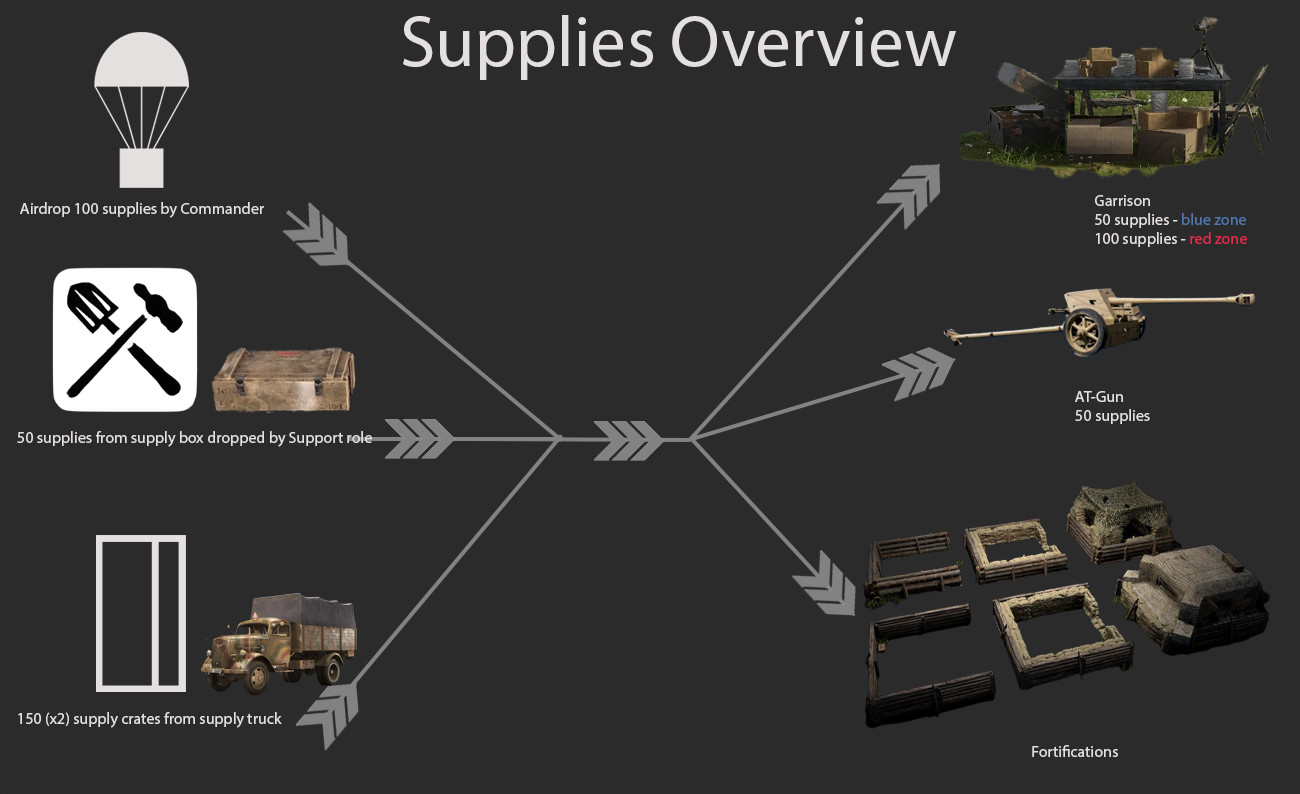
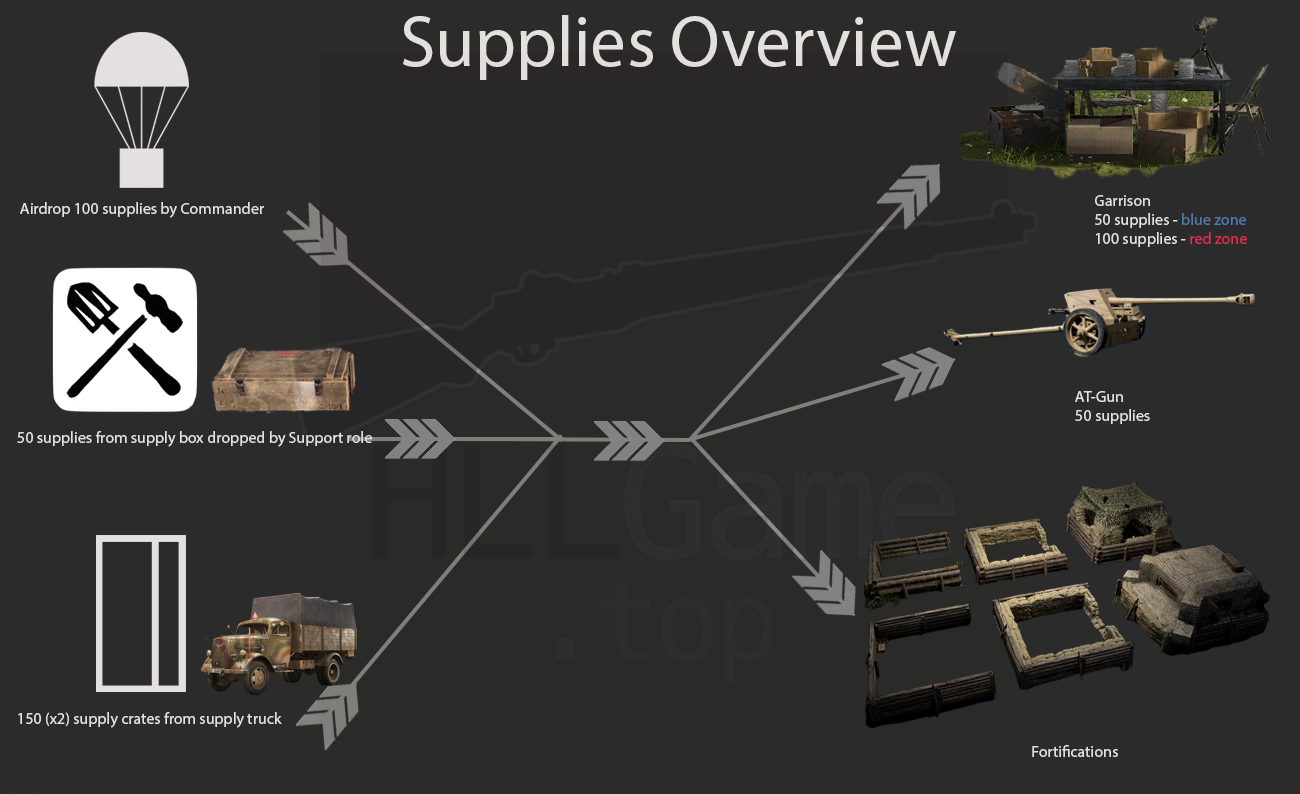
Revision of a layered 1300 x 794 image; what changed, layer by layer:
showed "Layer 13" over left=288, top=21, right=1041, bottom=757